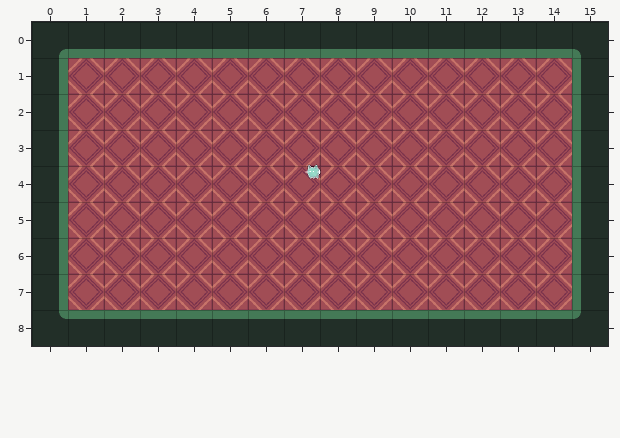
Level history. Tiled map (JSON): assets/tiled/d2_boss.json. Above, as it was before the edit.
Cells are 64x64 px. Shown: x 0..15, y 0..8.
And afterwards:
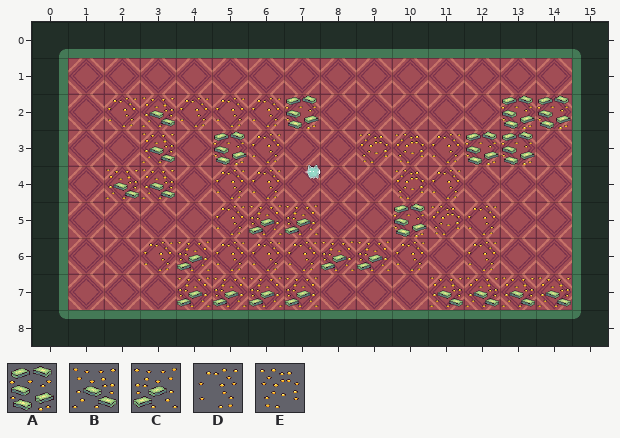
Key: from "room_tileset": A 76, B 78, C 79, D 80, E 81.
_ is an empty cell.
Change:
Layer "onn":
The author put tile A in row 2 at x 7 and 13 to 14; in row 3 at x 5 and 12 to 13; in row 5 at x 10.
The author put tile B in rows 2 to 3 at x 3; in row 4 at x 2 to 3; in row 7 at x 11 to 14.
The author put tile C in row 5 at x 6 to 7; in row 6 at x 4 and 8 to 9; in row 7 at x 4 to 7.
The author put tile D in row 2 at x 2 and 4 to 6; in row 3 at x 6 and 11; in row 4 at x 5 to 6 and 11; in row 5 at x 5 and 12; in row 6 at x 3, 5 to 7, 10 and 12.
The author put tile E in row 3 at x 9 to 10; in row 4 at x 10; in row 5 at x 11.
Changed places in both pictures, as pixel boxes (x1, y1, x2, y2):
added: (105, 95, 571, 307)
